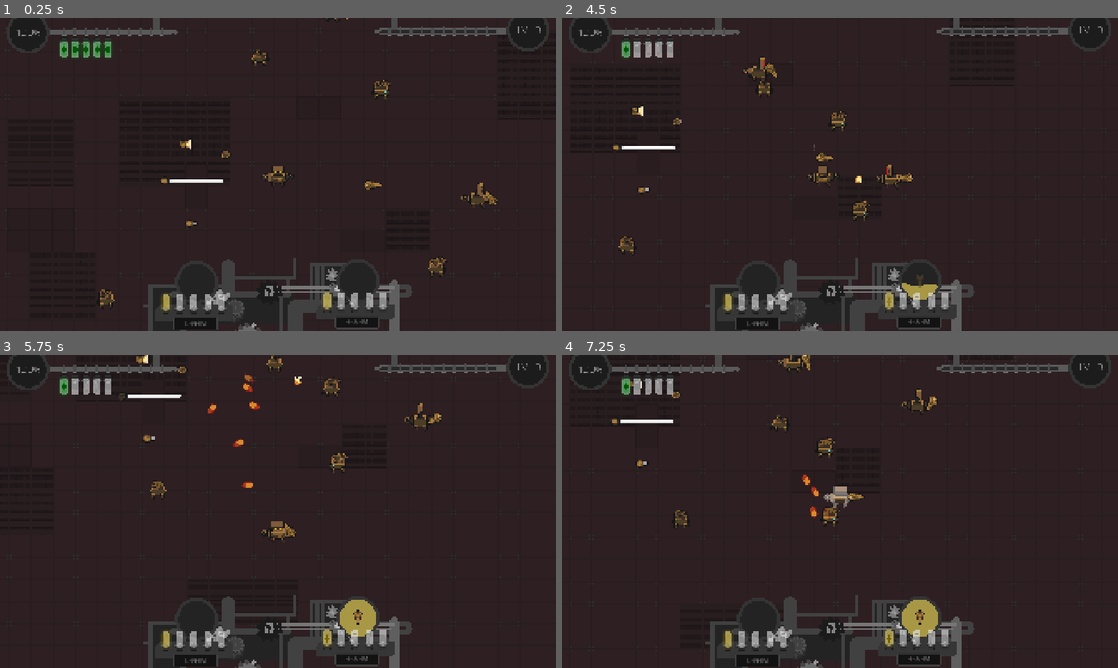
Above: before the commit, frames 1-4 (two rows, left to right).
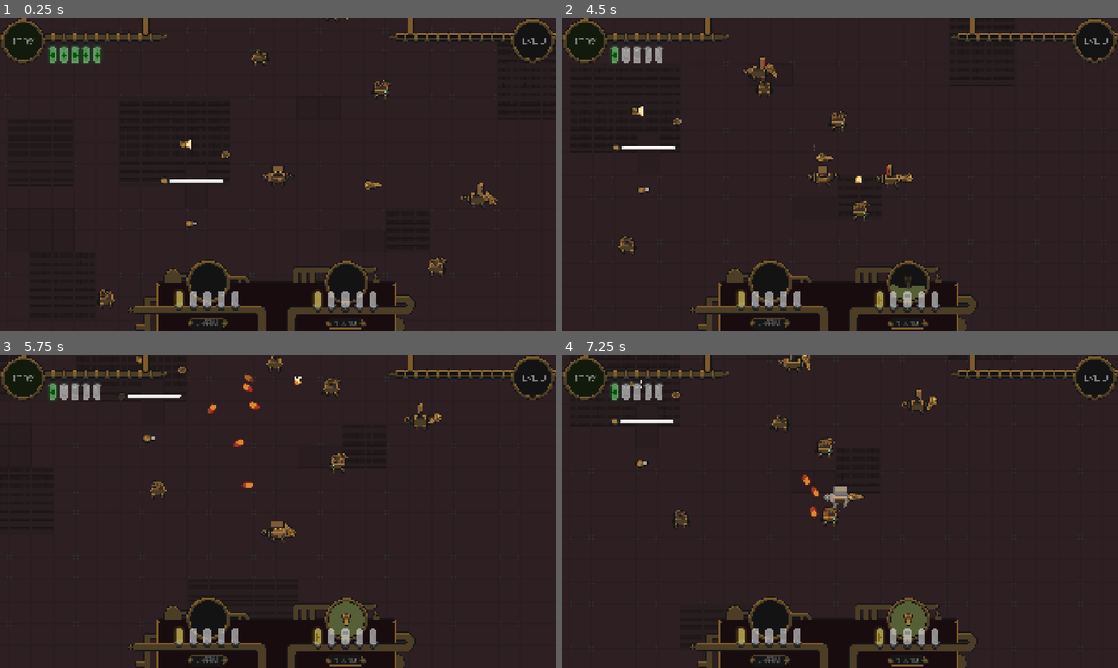
Above: after the commit, the same moments.

Repository: 20akshay00/CogInTheMachine
Game: Godot game, scene res://scenes/world.tscn
Same seed, same stepped clock (60 frames per second), same inputs: the game is played once before the commit and once after it.
Inputs (mouse positions are in pixels of both pictures, inside the frame that each line leads up to):
- Up to frame 1 (0.25 s): no input
- Up to frame 2 (4.5 s): move the mouse to (751, 224) at 0.52 s; press the mouse at (751, 224) at 0.53 s; hold D (right) 0.53-1.28 s; move the mouse to (701, 143) at 1.27 s; release the mouse at (701, 143) at 1.28 s; hold S (down) 1.28-2.03 s; right-click (701, 143) at 1.35 s; move the mouse to (867, 136) at 2.02 s; hold D (right) 2.03-2.78 s; tap Shift (dash) at 2.1 s; move the mouse to (584, 111) at 2.77 s; hold W (up) 2.78-3.53 s; tap Q (eject) at 2.85 s; move the mouse to (606, 115) at 3.52 s; press the mouse at (606, 115) at 3.53 s; hold A (left) from 3.53 s (still down); move the mouse to (884, 171) at 4.27 s; release the mouse at (884, 171) at 4.28 s; right-click (884, 171) at 4.35 s
- Up to frame 3 (5.75 s): move the mouse to (272, 511) at 5.02 s; release A (left) at 5.03 s; hold S (down) from 5.03 s (still down); tap Shift (dash) at 5.1 s
- Up to frame 4 (7.25 s): move the mouse to (756, 433) at 5.77 s; release S (down) at 5.78 s; hold D (right) 5.78-6.53 s; tap Q (eject) at 5.85 s; move the mouse to (962, 495) at 6.52 s; press the mouse at (962, 495) at 6.53 s; hold W (up) from 6.53 s (still down)

The runs differ from the first frame. In frame 1, 8.1% of the frame differs, in the area x 0-100%, y 0-100%; in frame 2, 8.3%; in frame 3, 8.6%; in frame 4, 8.6%.

Commit message:
Update UI

Diff:
--- a/scenes/UI/weapon_slot_ui.tscn
+++ b/scenes/UI/weapon_slot_ui.tscn
@@ -2,16 +2,14 @@
 
 [ext_resource type="Script" uid="uid://c67uv6gwnrntw" path="res://scripts/ui/weapon_slot_ui.gd" id="1_22ny2"]
 [ext_resource type="PackedScene" uid="uid://w047glny51it" path="res://scenes/UI/light_bulb_ui.tscn" id="1_tj56d"]
-[ext_resource type="Texture2D" uid="uid://cj7fbsafmdydi" path="res://assets/art/ui/prototype_UI_large_pipe_v1.png" id="2_22ny2"]
 [ext_resource type="Texture2D" uid="uid://dxwacr3kajyey" path="res://assets/art/textures/ui_power_symbol.tres" id="3_ac0x7"]
 [ext_resource type="Script" uid="uid://bh5rbr3hw00nb" path="res://scripts/ui/weapon_display.gd" id="3_n53nq"]
-[ext_resource type="Texture2D" uid="uid://2je1afka3q1d" path="res://assets/art/ui/prototype_UI_large_circle_backgroundl_v1.png" id="4_ac0x7"]
+[ext_resource type="Texture2D" uid="uid://6nkbmyckew6e" path="res://assets/art/ui/UI_large_circle_background_v1.png" id="5_22ny2"]
 [ext_resource type="Shader" uid="uid://dj6jcqtpcc3i1" path="res://assets/shaders/fill_progress_bar.gdshader" id="5_b7adj"]
-[ext_resource type="Texture2D" uid="uid://djd4kppharw21" path="res://assets/art/ui/prototype_UI_large_circle_fill_v1.png" id="6_ltadg"]
-[ext_resource type="Texture2D" uid="uid://cj2jx47gsyiom" path="res://assets/art/ui/prototype_UI_large_circle_decal_v1.png" id="7_yx3ds"]
-[ext_resource type="Texture2D" uid="uid://cxcgnpf0ocykr" path="res://assets/art/textures/ui_text_box_decal.tres" id="8_lwwb6"]
-[ext_resource type="Texture2D" uid="uid://3xibhuhbwacg" path="res://assets/art/textures/ui_text_box_bg.tres" id="9_3fbme"]
-[ext_resource type="Texture2D" uid="uid://cgaxnm0ytablj" path="res://assets/art/protototype_weapons_spritesheet_v3.png" id="10_ac0x7"]
+[ext_resource type="Texture2D" uid="uid://ct8gyvyn16l0b" path="res://assets/art/ui/UI_large_circle_durability_fill_v1.png" id="7_n53nq"]
+[ext_resource type="Texture2D" uid="uid://cdswes6xlhbso" path="res://assets/art/ui/UI_large_circle_decal_v1.png" id="8_ac0x7"]
+[ext_resource type="Texture2D" uid="uid://bwuk6637rf7tj" path="res://assets/art/protototype_weapons_spritesheet_v3.png" id="10_ac0x7"]
+[ext_resource type="Texture2D" uid="uid://b1jkfnqgsanv3" path="res://assets/art/ui/UI_title_panel_v1.png" id="10_b7adj"]
 [ext_resource type="FontFile" uid="uid://t4iowydqkote" path="res://assets/fonts/SairaStencil-VariableFont_wdth,wght.ttf" id="10_nyuck"]
 
 [sub_resource type="ShaderMaterial" id="ShaderMaterial_xo05s"]
@@ -23,7 +21,7 @@
 shader_parameter/wave_frequency = 10.3770004929075
 shader_parameter/wave_speed = 2.2710001078725
 shader_parameter/phase_offset = 0.0
-shader_parameter/tint_color = Color(0.65882355, 0.59607846, 0.27450982, 1)
+shader_parameter/tint_color = Color(1, 1, 1, 1)
 shader_parameter/pixel_resolution = 32.0
 
 [node name="WeaponSlotUI" type="Control" unique_id=1454238318]
@@ -44,10 +42,10 @@
 [node name="Bulbs" type="HBoxContainer" parent="EnergyDisplay" unique_id=1329785276]
 z_index = 1
 layout_mode = 0
-offset_left = -169.0
-offset_top = 114.0
-offset_right = -25.0
-offset_bottom = 154.0
+offset_left = -162.0
+offset_top = 103.0
+offset_right = 74.0
+offset_bottom = 143.0
 metadata/_edit_group_ = true
 
 [node name="LightBulbUI" parent="EnergyDisplay/Bulbs" unique_id=1286195017 instance=ExtResource("1_tj56d")]
@@ -122,7 +120,6 @@
 offset_right = -79.0
 offset_bottom = 97.0
 scale = Vector2(2.5, 2.5)
-texture = ExtResource("2_22ny2")
 metadata/_edit_lock_ = true
 
 [node name="WeaponDisplay" type="Control" parent="." unique_id=364234416]
@@ -139,7 +136,7 @@
 offset_right = 64.0
 offset_bottom = 64.0
 scale = Vector2(2.5, 2.5)
-texture = ExtResource("4_ac0x7")
+texture = ExtResource("5_22ny2")
 
 [node name="LargeCircleFG" type="TextureRect" parent="WeaponDisplay" unique_id=1722804874]
 modulate = Color(0.11119685, 0.11119684, 0.11119684, 1)
@@ -148,14 +145,14 @@
 offset_right = 64.0
 offset_bottom = 64.0
 scale = Vector2(2.5, 2.5)
-texture = ExtResource("6_ltadg")
+texture = ExtResource("7_n53nq")
 
 [node name="LargeCircleDecal" type="TextureRect" parent="WeaponDisplay" unique_id=791414952]
 layout_mode = 0
 offset_right = 64.0
 offset_bottom = 64.0
 scale = Vector2(2.5, 2.5)
-texture = ExtResource("7_yx3ds")
+texture = ExtResource("8_ac0x7")
 
 [node name="Weapon" type="Sprite2D" parent="WeaponDisplay" unique_id=733298591]
 modulate = Color(1, 1, 1, 0)
@@ -176,17 +173,18 @@
 
 [node name="DescriptionDecal" type="TextureRect" parent="DataPanels" unique_id=1285001205]
 layout_mode = 0
-offset_right = 126.0
-offset_bottom = 38.0
+offset_left = -5.0
+offset_top = -9.000015
+offset_right = 130.99997
+offset_bottom = 41.40001
 scale = Vector2(1.25, 1.25)
-texture = ExtResource("8_lwwb6")
+texture = ExtResource("10_b7adj")
 
 [node name="DescriptionBG" type="TextureRect" parent="DataPanels" unique_id=267158400]
 layout_mode = 0
 offset_right = 126.0
 offset_bottom = 38.0
 scale = Vector2(1.25, 1.25)
-texture = ExtResource("9_3fbme")
 
 [node name="DescriptionLabel" type="Label" parent="DataPanels" unique_id=1750685263]
 layout_mode = 0
--- a/scenes/world.tscn
+++ b/scenes/world.tscn
@@ -4,20 +4,20 @@
 [ext_resource type="PackedScene" uid="uid://dfy1a50hh2nvn" path="res://scenes/player.tscn" id="1_a02cp"]
 [ext_resource type="Script" uid="uid://c8jinok4hoijd" path="res://scripts/ui.gd" id="1_k0juu"]
 [ext_resource type="Texture2D" uid="uid://clmh82530c3h6" path="res://assets/art/prototype_tileset_v1.png" id="1_pm21f"]
-[ext_resource type="Texture2D" uid="uid://c2jwxwemww1dl" path="res://assets/art/ui/prototype_UI_experience_bar_background_v1.png" id="2_2lf6f"]
-[ext_resource type="Texture2D" uid="uid://b8yesiwl52r4r" path="res://assets/art/ui/prototype_UI_background_v1.png" id="2_71j4m"]
-[ext_resource type="Texture2D" uid="uid://mjccsgfrskep" path="res://assets/art/ui/prototype_UI_health_pipe_v1.png" id="2_jhx03"]
-[ext_resource type="Texture2D" uid="uid://2je1afka3q1d" path="res://assets/art/ui/prototype_UI_large_circle_backgroundl_v1.png" id="3_4mrxx"]
 [ext_resource type="PackedScene" uid="uid://co83mclp8nvh6" path="res://scenes/scrap_bot.tscn" id="3_4wyf3"]
-[ext_resource type="Texture2D" uid="uid://dt2pyph7tmau6" path="res://assets/art/ui/prototype_UI_experience_bar_decal_v1.png" id="3_7iits"]
-[ext_resource type="Texture2D" uid="uid://djd4kppharw21" path="res://assets/art/ui/prototype_UI_large_circle_fill_v1.png" id="4_7r4gi"]
 [ext_resource type="Texture2D" uid="uid://nvrr8moiriik" path="res://assets/art/textures/ui_health_symbol.tres" id="4_7t5mc"]
-[ext_resource type="Texture2D" uid="uid://dtocv5hdox2n7" path="res://assets/art/ui/prototype_UI_experience_bar_fill_v1.png" id="4_oo54l"]
+[ext_resource type="Texture2D" uid="uid://v8p7n6wkuwd6" path="res://assets/art/ui/UI_experience_pipe_background_v1.png" id="4_xgqkh"]
 [ext_resource type="PackedScene" uid="uid://w047glny51it" path="res://scenes/UI/light_bulb_ui.tscn" id="5_dss4m"]
-[ext_resource type="Texture2D" uid="uid://cj2jx47gsyiom" path="res://assets/art/ui/prototype_UI_large_circle_decal_v1.png" id="5_w7kh3"]
+[ext_resource type="Texture2D" uid="uid://dhcwmpa1rnvxl" path="res://assets/art/ui/UI_experience_pipe_decal_v1.png" id="5_munwf"]
+[ext_resource type="Texture2D" uid="uid://dggehlnqe3ku2" path="res://assets/art/ui/UI_experience_pipe_fill_v1.png" id="6_ts3gi"]
+[ext_resource type="Texture2D" uid="uid://6nkbmyckew6e" path="res://assets/art/ui/UI_large_circle_background_v1.png" id="7_xgqkh"]
+[ext_resource type="Texture2D" uid="uid://cdswes6xlhbso" path="res://assets/art/ui/UI_large_circle_decal_v1.png" id="8_munwf"]
 [ext_resource type="FontFile" uid="uid://t4iowydqkote" path="res://assets/fonts/SairaStencil-VariableFont_wdth,wght.ttf" id="9_q5onr"]
+[ext_resource type="Texture2D" uid="uid://bwfv4l5mjj5tn" path="res://assets/art/ui/UI_health_pipe_v1.png" id="11_0nbtd"]
 [ext_resource type="PackedScene" uid="uid://b3mqy6t26avws" path="res://scenes/UI/weapon_slot_ui.tscn" id="13_dss4m"]
+[ext_resource type="Texture2D" uid="uid://dqn0g7yf7nsgm" path="res://assets/art/ui/UI_large_circle_health_fill_v1.png" id="13_ts3gi"]
 [ext_resource type="PackedScene" uid="uid://c3qac151lfrt8" path="res://scenes/generic_blaster_part.tscn" id="14_7t5mc"]
+[ext_resource type="Texture2D" uid="uid://2mxvu0emm8n0" path="res://assets/art/ui/UI_background_v1.png" id="14_xgqkh"]
 [ext_resource type="PackedScene" uid="uid://blskfl81uk3ty" path="res://scenes/laser_part.tscn" id="15_lakw3"]
 [ext_resource type="PackedScene" uid="uid://y2lk4hqsaco" path="res://scenes/flamethrower_part.tscn" id="17_2lf6f"]
 [ext_resource type="PackedScene" uid="uid://c7iypsrmxfibd" path="res://scenes/lightsaber_part.tscn" id="18_2lf6f"]
@@ -88,24 +88,25 @@
 [node name="ScrapBar" type="Control" parent="UI" unique_id=1891779160]
 layout_mode = 3
 anchors_preset = 0
-offset_top = -44.0
-offset_right = 40.0
-offset_bottom = -4.0
+offset_left = 16.0
+offset_top = -7.0
+offset_right = 56.0
+offset_bottom = 33.0
 
 [node name="ProgressBar" type="TextureProgressBar" parent="UI/ScrapBar" unique_id=367400674]
 layout_mode = 1
 anchors_preset = -1
-anchor_left = 32.275
-anchor_top = 0.7
-anchor_right = 35.925022
-anchor_bottom = 0.7
+anchor_left = 32.625
+anchor_top = 0.14999999
+anchor_right = 37.625
+anchor_bottom = 0.35
 offset_right = 40.0
 offset_bottom = 40.0
 scale = Vector2(2.5, 2.5)
 value = 50.0
-texture_under = ExtResource("2_2lf6f")
-texture_over = ExtResource("3_7iits")
-texture_progress = ExtResource("4_oo54l")
+texture_under = ExtResource("4_xgqkh")
+texture_over = ExtResource("5_munwf")
+texture_progress = ExtResource("6_ts3gi")
 metadata/_edit_use_anchors_ = true
 
 [node name="LevelDisplay" type="Control" parent="UI/ScrapBar" unique_id=747417388]
@@ -124,7 +125,7 @@
 offset_right = 64.0
 offset_bottom = 64.0
 scale = Vector2(2.5, 2.5)
-texture = ExtResource("3_4mrxx")
+texture = ExtResource("7_xgqkh")
 metadata/_edit_use_anchors_ = true
 
 [node name="LargeCircleFG" type="TextureRect" parent="UI/ScrapBar/LevelDisplay" unique_id=1207348112]
@@ -133,7 +134,6 @@
 offset_right = 64.0
 offset_bottom = 64.0
 scale = Vector2(2.5, 2.5)
-texture = ExtResource("4_7r4gi")
 metadata/_edit_use_anchors_ = true
 
 [node name="LargeCircleDecal" type="TextureRect" parent="UI/ScrapBar/LevelDisplay" unique_id=1548711912]
@@ -141,7 +141,7 @@
 offset_right = 64.0
 offset_bottom = 64.0
 scale = Vector2(2.5, 2.5)
-texture = ExtResource("5_w7kh3")
+texture = ExtResource("8_munwf")
 metadata/_edit_use_anchors_ = true
 
 [node name="LevelLabel" type="Label" parent="UI/ScrapBar/LevelDisplay" unique_id=1636284267]
@@ -158,24 +158,34 @@
 [node name="HealthBar" type="Control" parent="UI" unique_id=2035756096]
 layout_mode = 3
 anchors_preset = 0
-offset_left = 18.0
-offset_top = -29.0
-offset_right = 58.0
-offset_bottom = 11.0
+offset_left = 1.0
+offset_top = 2.0
+offset_right = 41.0
+offset_bottom = 42.0
 metadata/_edit_use_anchors_ = true
 
 [node name="Scaffolding" type="TextureProgressBar" parent="UI/HealthBar" unique_id=1234231587]
-layout_mode = 0
+layout_mode = 1
+anchors_preset = -1
+anchor_left = -3.275
+anchor_top = -0.39999986
+anchor_right = -1.925
+anchor_bottom = -0.1999999
 offset_left = 130.0
 offset_top = 13.999996
 offset_right = 316.0
 offset_bottom = 53.999996
 scale = Vector2(2.5, 2.5)
-texture_over = ExtResource("2_jhx03")
+texture_over = ExtResource("11_0nbtd")
 metadata/_edit_use_anchors_ = true
 
 [node name="Bulbs" type="HBoxContainer" parent="UI/HealthBar" unique_id=37358703]
-layout_mode = 0
+layout_mode = 1
+anchors_preset = -1
+anchor_left = -0.525
+anchor_top = -0.3
+anchor_right = -0.525
+anchor_bottom = -0.3
 offset_left = 375.0
 offset_top = 92.0
 offset_right = 561.0
@@ -249,15 +259,15 @@
 offset_right = 40.0
 offset_bottom = 40.0
 metadata/_edit_use_anchors_ = true
+metadata/_edit_lock_ = true
 metadata/_edit_group_ = true
-metadata/_edit_lock_ = true
 
 [node name="LargeCircleBG" type="TextureRect" parent="UI/HealthBar/PowerDisplay" unique_id=1499977789]
 layout_mode = 0
 offset_right = 64.0
 offset_bottom = 64.0
 scale = Vector2(2.5, 2.5)
-texture = ExtResource("3_4mrxx")
+texture = ExtResource("7_xgqkh")
 metadata/_edit_use_anchors_ = true
 
 [node name="LargeCircleFG" type="TextureRect" parent="UI/HealthBar/PowerDisplay" unique_id=1721767503]
@@ -266,7 +276,7 @@
 offset_right = 64.0
 offset_bottom = 64.0
 scale = Vector2(2.5, 2.5)
-texture = ExtResource("4_7r4gi")
+texture = ExtResource("13_ts3gi")
 metadata/_edit_use_anchors_ = true
 
 [node name="LargeCircleDecal" type="TextureRect" parent="UI/HealthBar/PowerDisplay" unique_id=1926829861]
@@ -274,7 +284,7 @@
 offset_right = 64.0
 offset_bottom = 64.0
 scale = Vector2(2.5, 2.5)
-texture = ExtResource("5_w7kh3")
+texture = ExtResource("8_munwf")
 metadata/_edit_use_anchors_ = true
 
 [node name="PowerLabel" type="Label" parent="UI/HealthBar/PowerDisplay" unique_id=608494794]
@@ -302,19 +312,19 @@
 grow_vertical = 0
 scale = Vector2(2.5, 2.5)
 size_flags_vertical = 8
-texture = ExtResource("2_71j4m")
+texture = ExtResource("14_xgqkh")
 
 [node name="L-ARM SlotUI" parent="UI" unique_id=1454238318 instance=ExtResource("13_dss4m")]
-offset_left = 722.0
-offset_top = 913.0
-offset_right = 715.52
-offset_bottom = 828.24
+offset_left = 762.0
+offset_top = 912.0
+offset_right = 755.52
+offset_bottom = 827.24
 
 [node name="R-ARM SlotUI" parent="UI" unique_id=1700856667 instance=ExtResource("13_dss4m")]
-offset_left = 1279.0
-offset_top = 908.0
-offset_right = 1272.52
-offset_bottom = 823.24
+offset_left = 1239.0
+offset_top = 915.0
+offset_right = 1232.52
+offset_bottom = 830.24
 slot_label = "R-ARM"
 
 [node name="Parts" type="Node2D" parent="." unique_id=2104984358]
Binary file added: assets/art/ui/UI_background_v1.png
Not shown, added: assets/art/ui/UI_background_v1.png.import
Binary file added: assets/art/ui/UI_experience_pipe_background_v1.png
Not shown, added: assets/art/ui/UI_experience_pipe_background_v1.png.import
Binary file added: assets/art/ui/UI_experience_pipe_decal_v1.png
Not shown, added: assets/art/ui/UI_experience_pipe_decal_v1.png.import
Binary file added: assets/art/ui/UI_experience_pipe_fill_v1.png
Not shown, added: assets/art/ui/UI_experience_pipe_fill_v1.png.import
Binary file added: assets/art/ui/UI_health_pipe_v1.png
Not shown, added: assets/art/ui/UI_health_pipe_v1.png.import
Binary file added: assets/art/ui/UI_large_circle_background_v1.png
Not shown, added: assets/art/ui/UI_large_circle_background_v1.png.import
(and 9 more such lines)
